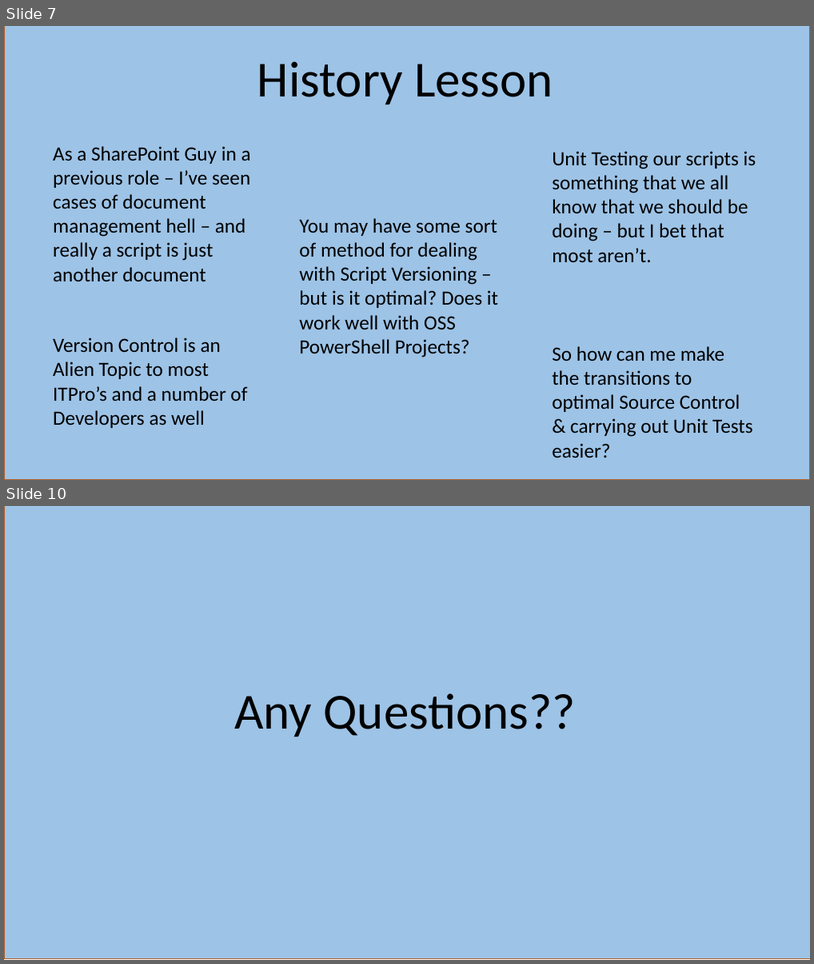
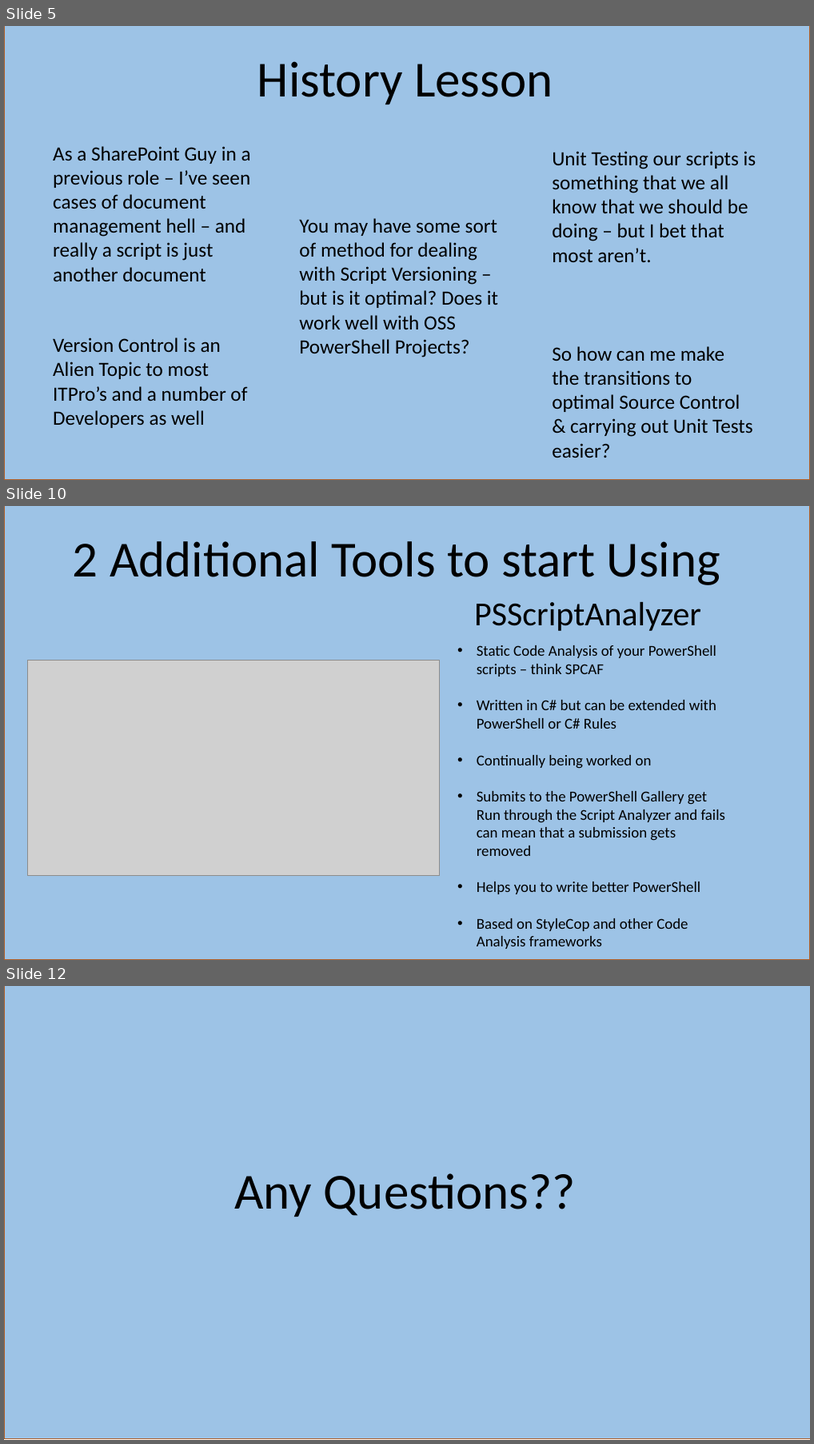
Before and after one commit to kilasuit/Presentations, a slide deck: Get-PSUGUK/Teaching the ITPro how to Dev.pptx. Shown one above the other, each under a label of ours: slides 7 and 10 before the commit, slides 5, 10 and 12 after it; the slides between them are not shown. The pictures are 814x964 and 814x1444 pixels, drawn with LibreOffice and Linux fonts; fonts in the diff are those of the drawing; grey boxes stand for pictures. Boxes give left, top, right and bottom in pixels: in the first picture for what was removed or moved away, otherwise in the second. Text is boxed around its words. In the diff, an @@ line names an element or a change of style, - is before the commit and + after.

```diff
--- a/Get-PSUGUK/Teaching the ITPro how to Dev.pptx
+++ b/Get-PSUGUK/Teaching the ITPro how to Dev.pptx
@@ slide 10 added at <box>4,506,810,960</box>, background #FFFFFF @@
@@ rectangle added at <box>4,506,810,960</box>, fill #9DC3E6, outline #AF5C24 1 pt @@
@@ title added at <box>73,541,721,585</box>, 60 pt, text #000000 @@
+2 Additional Tools to start Using
@@ text added at <box>474,602,702,631</box>, 40 pt, text #000000 @@
+PSScriptAnalyzer
@@ text added at <box>477,645,726,948</box>, 18 pt, text #000000 @@
+• Static Code Analysis of your PowerShell scripts – think SPCAF
+• Written in C# but can be extended with PowerShell or C# Rules
+• Continually being worked on
+• Submits to the PowerShell Gallery get Run through the Script Analyzer and fails can mean that a submission gets removed
+• Helps you to write better PowerShell
+• Based on StyleCop and other Code Analysis frameworks
@@ picture added at <box>27,660,439,875</box> @@
@@ what was slide 7 is now slide 5 @@
@@ what was slide 10 is now slide 12 @@
```
Also in this commit, not shown: 5 slides changed, 6 other slides added, 3 slides removed, 4 other files.
